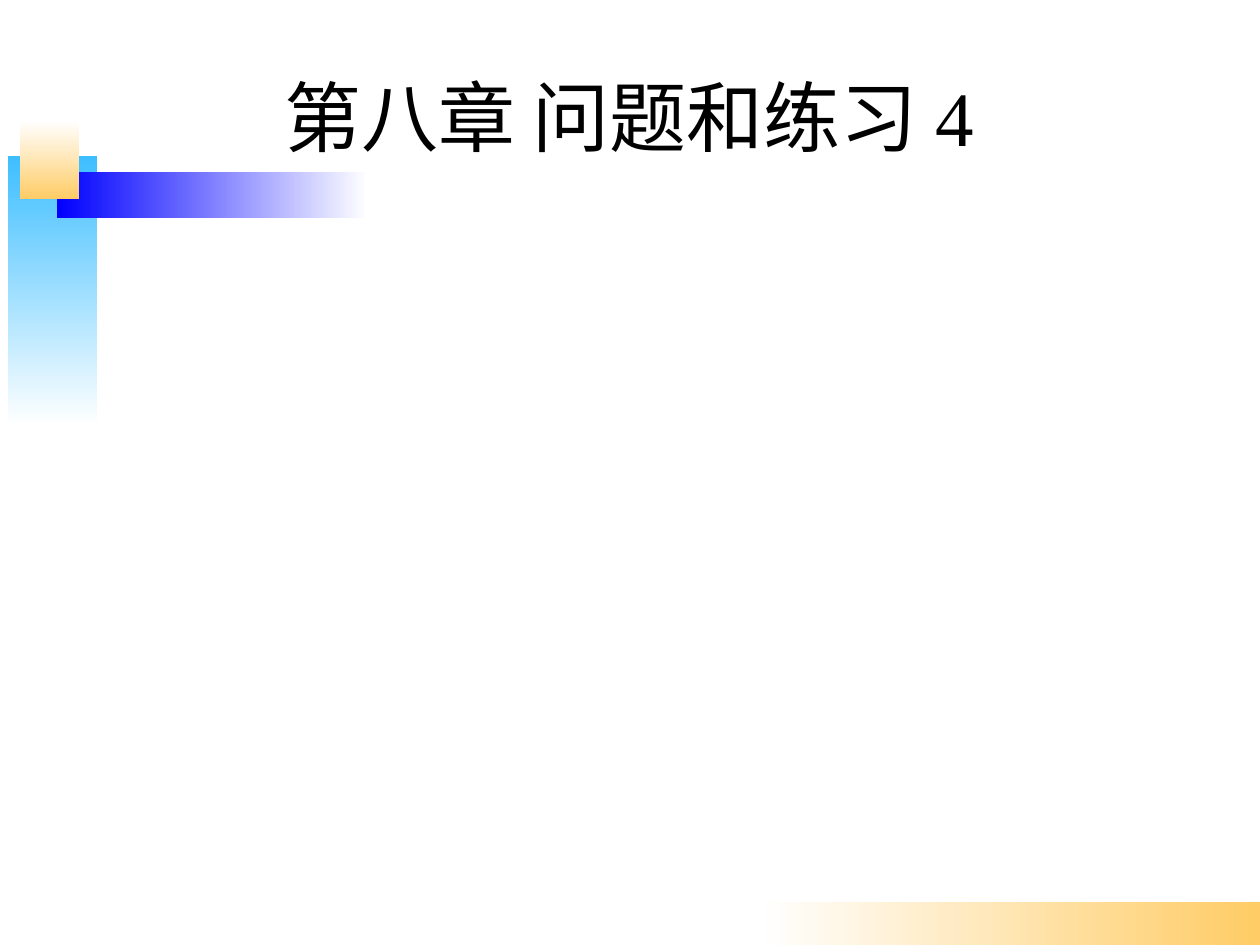
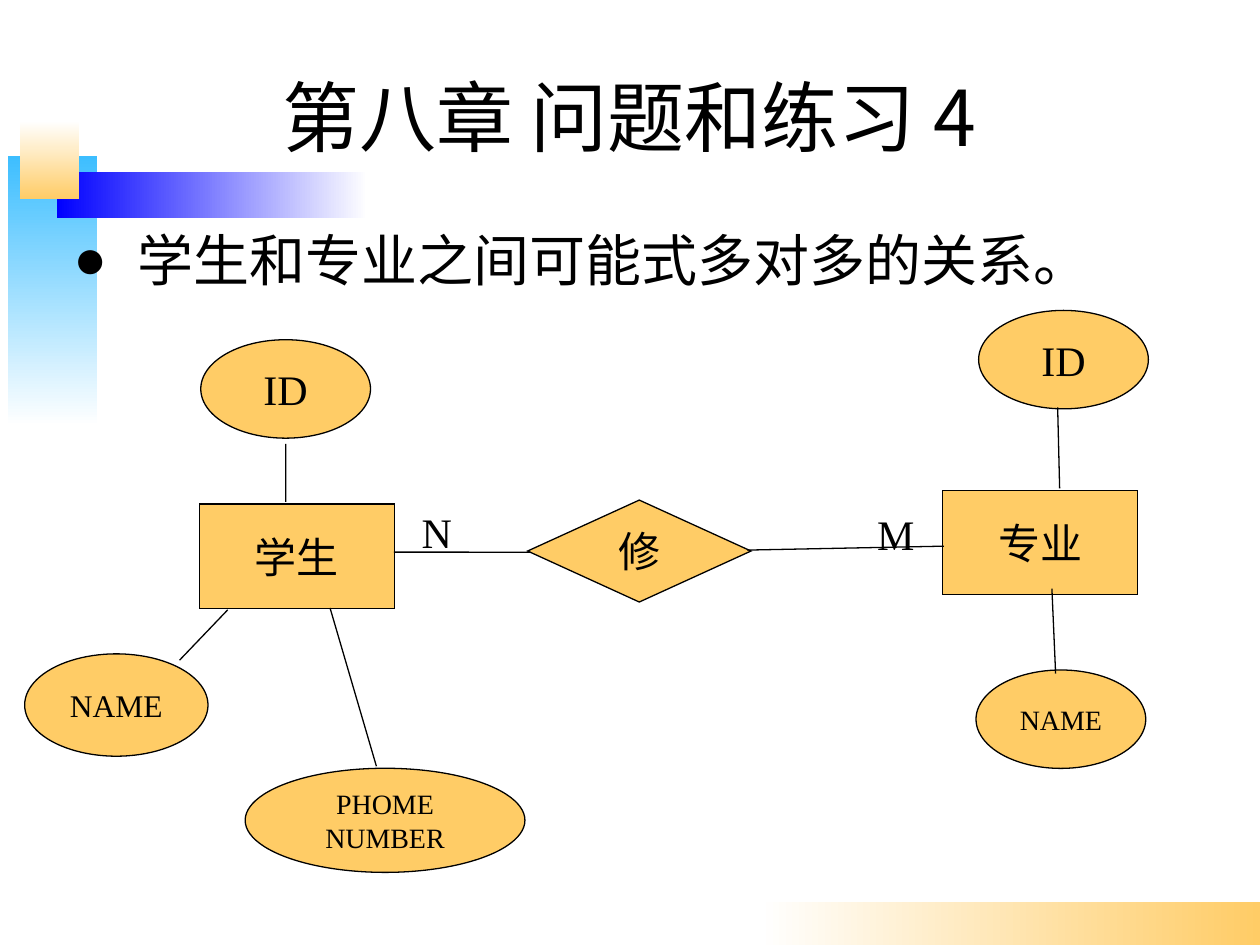
Before and after one commit to kernelhcy/hcyprojects, a slide deck: slide 2 of vimprojects/docs/系统分析作业3.ppt. Drawn at 1260x945 pixels with LibreOffice and Linux fonts; fonts in the diff are those of the drawing. Boxes give left, top, right and bottom in pixels: in the first picture for what was removed or moved away, otherwise in the second. Text is boxed around its words. In the diff, an @@ line names an element or a change of style, - is before the commit and + after.

```diff
--- a/vimprojects/docs/系统分析作业3.ppt
+++ b/vimprojects/docs/系统分析作业3.ppt
@@ title "第八章 问题和练习 4" at [282, 80, 976, 152]: font Times New Roman to Noto Sans CJK SC @@
@@ text added at [138, 233, 1090, 286], 32 pt, text #000000 @@
+● 学生和专业之间可能式多对多的关系。
@@ ellipse added at [979, 310, 1149, 408], fill #FFCC66, outline #000000 0.74 pt, 24 pt, text #000000 @@
+ID
@@ ellipse added at [200, 340, 370, 438], fill #FFCC66, outline #000000 0.74 pt, 24 pt, text #000000 @@
+ID
@@ line added from (1057, 407) to (1060, 489), #000000 0.74 pt @@
@@ line added from (286, 444) to (286, 501), #000000 0.74 pt @@
@@ rectangle added at [199, 504, 394, 609], fill #FFCC66, outline #000000 0.74 pt, 24 pt, text #000000 @@
+学生
@@ diamond added at [528, 500, 751, 602], fill #FFCC66, outline #000000 0.74 pt, 24 pt, text #000000 @@
+修
@@ rectangle added at [942, 490, 1138, 595], fill #FFCC66, outline #000000 0.74 pt, 24 pt, text #000000 @@
+专业
@@ text added at [422, 520, 452, 553], 24 pt, text #000000 @@
+N
@@ text added at [877, 522, 914, 550], 24 pt, text #000000 @@
+M
@@ line added from (394, 552) to (530, 552), #000000 0.74 pt @@
@@ line added from (747, 551) to (944, 546), #000000 0.74 pt @@
@@ line added from (1056, 674) to (1052, 588), #000000 0.74 pt @@
@@ line added from (180, 660) to (228, 610), #000000 0.74 pt @@
@@ line added from (377, 766) to (330, 607), #000000 0.74 pt @@
@@ ellipse added at [25, 654, 209, 756], fill #FFCC66, outline #000000 0.74 pt, 18 pt, text #000000 @@
+NAME
@@ ellipse added at [976, 670, 1147, 769], fill #FFCC66, outline #000000 0.74 pt, 16 pt, text #000000 @@
+NAME
@@ ellipse added at [246, 769, 525, 873], fill #FFCC66, outline #000000 0.74 pt, 16 pt, text #000000 @@
+PHOME NUMBER
```
Also in this commit, not shown: 20 other slides changed, 1 slide removed, 4 other files.
